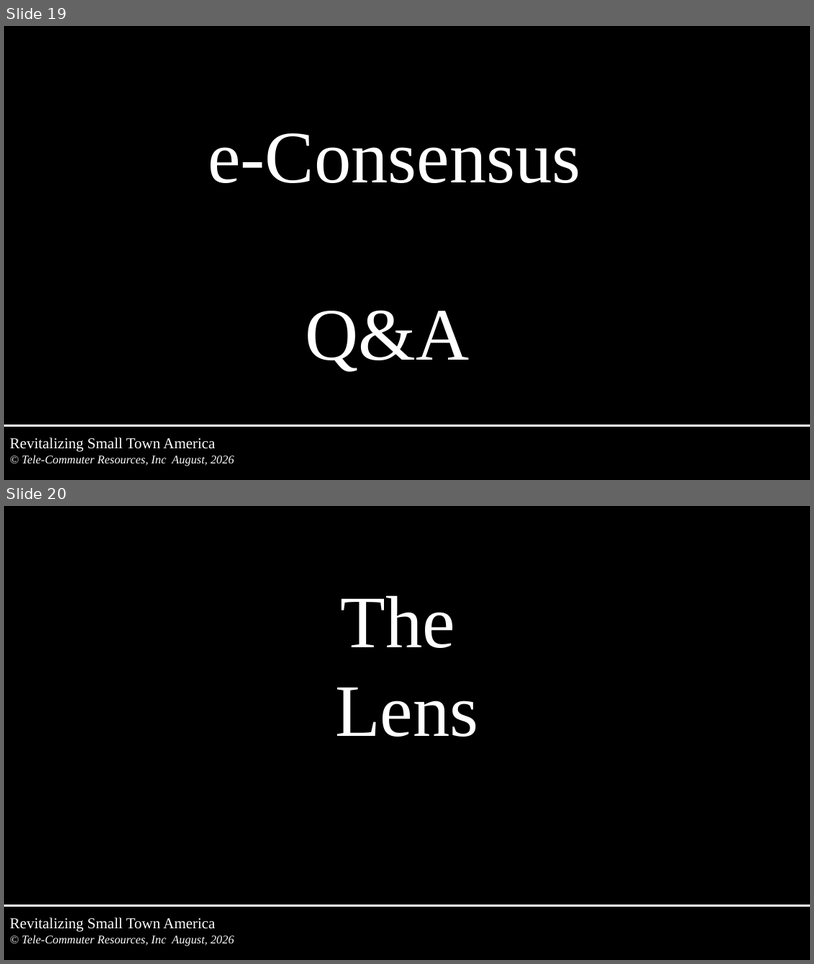
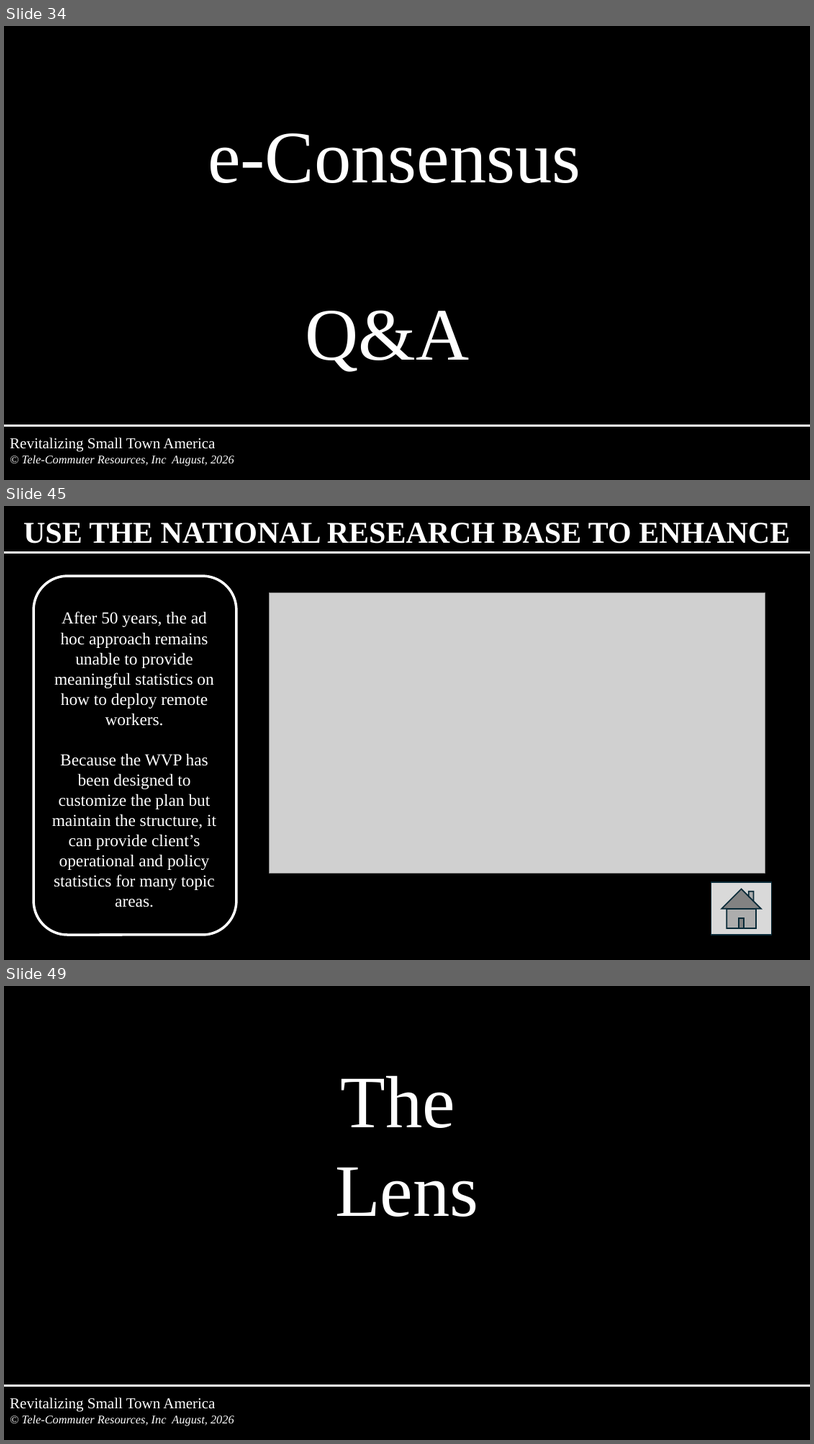
Before and after one commit to tcr-iac/iac-community-portal, a slide deck: files/Tools-Intro-for-Tom.pptx. Shown one above the other, each under a label of ours: slides 19 and 20 before the commit, slides 34, 45 and 49 after it; the slides between them are not shown. The pictures are 814x964 and 814x1444 pixels, drawn with LibreOffice and Linux fonts; fonts in the diff are those of the drawing; grey boxes stand for pictures. Boxes give left, top, right and bottom in pixels: in the first picture for what was removed or moved away, otherwise in the second. Text is boxed around its words. In the diff, an @@ line names an element or a change of style, - is before the commit and + after.

Commit message:
Update Tools Intro PPT and make adjoining Service Center boundaries viewport-based
- Swap in John's latest Tools Intro PPT (uploaded today with "many changes"),
  replacing the old version under the same filename so the home page logo
  link keeps working
- neighborhood-map.html: adjoining SC boundaries were previously a fixed
  list computed once at load (nearest 6 within a hardcoded radius). Per
  John's request, they're now recomputed on every zoom/pan to show whatever
  Service Centers are actually visible on screen, dropping ones that scroll
  out of view. Fetched boundary geometry is cached per SC so re-showing one
  doesn't refetch it.
- Capped to the nearest 10 on-screen SCs at once — testing showed loading
  20+ simultaneously (e.g. zoomed out to a wide view) crashes the browser
  tab, since each one costs a live TIGERweb fetch plus a client-side
  polygon dissolve

```diff
--- a/files/Tools-Intro-for-Tom.pptx
+++ b/files/Tools-Intro-for-Tom.pptx
@@ slide 45 added at box(4, 506, 810, 960), background #000000 @@
@@ text added at box(23, 523, 790, 543), 36 pt, text #FFFFFF, bold @@
+USE THE NATIONAL RESEARCH BASE TO ENHANCE
@@ line added from (4, 553) to (810, 553), #FFFFFF 2.25 pt @@
@@ rounded rectangle added at box(34, 576, 237, 935), outline #FFFFFF 3 pt @@
@@ text added at box(52, 611, 216, 907), 20 pt, text #FFFFFF @@
+After 50 years, the ad hoc approach remains unable to provide meaningful statistics on how to deploy remote workers.
+Because the WVP has been designed to customize the plan but maintain the structure, it can provide client’s operational and policy statistics for many topic areas.
@@ picture added at box(270, 593, 766, 872) @@
@@ action button home added at box(712, 883, 772, 934), fill #D9D9D9, outline #092A39 1.5 pt @@
@@ what was slide 19 is now slide 34 @@
@@ what was slide 20 is now slide 49 @@
```
Also in this commit, not shown: 14 slides changed, 30 other slides added, 2 slides removed, 1 other file.
